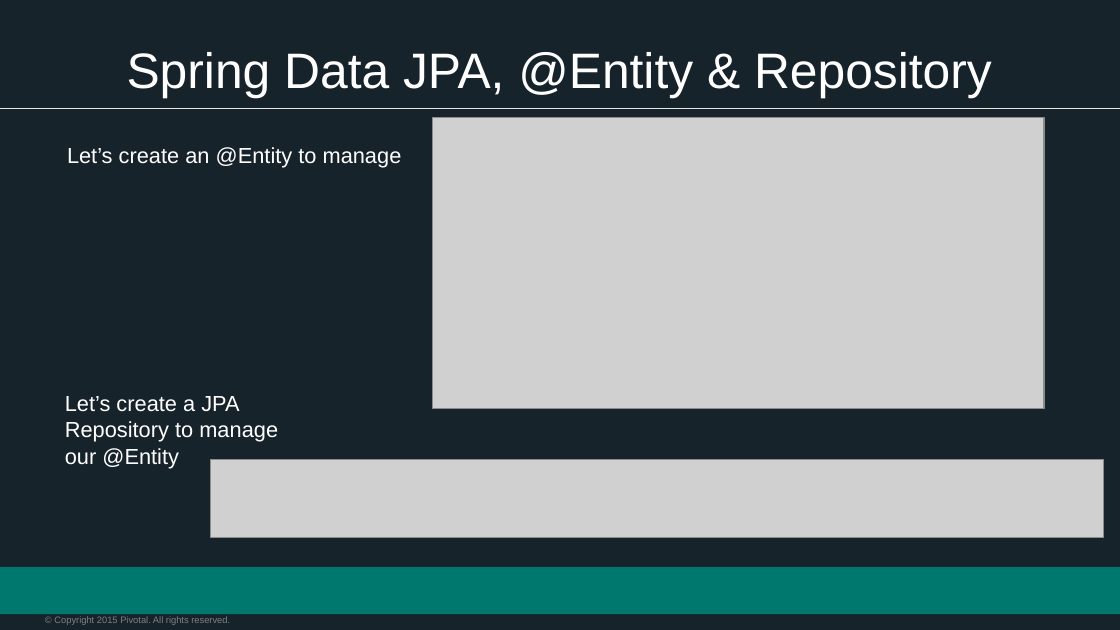
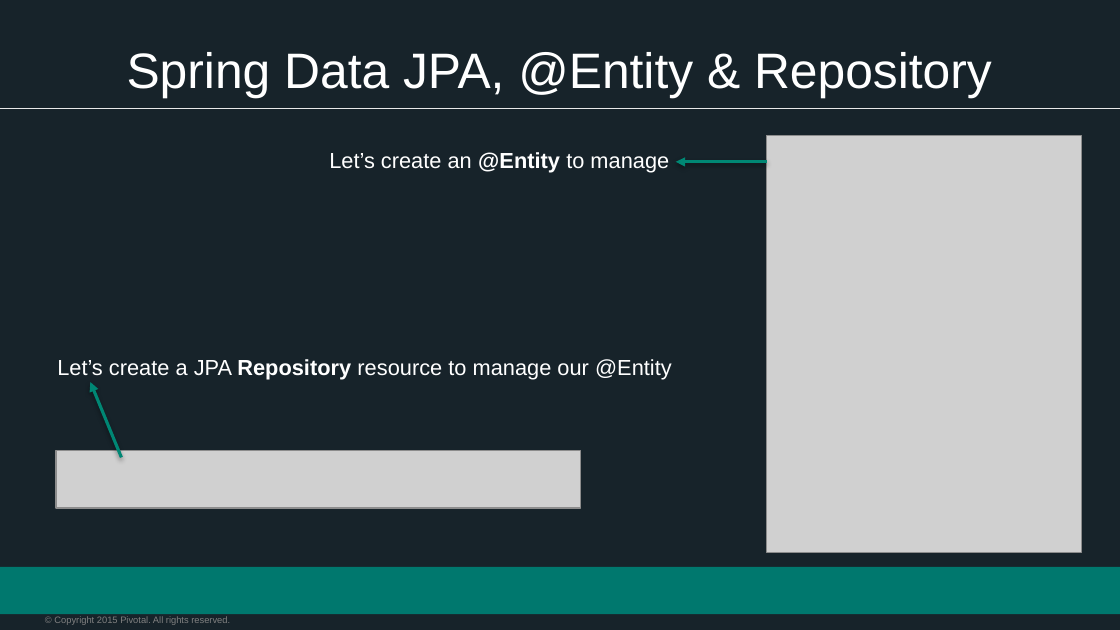
Before and after one commit to vmware-archive/devops-workshop, a slide deck: slide 5 of presentations/102 - Intro to Spring Boot/Session_3_Polyglot_Persist.pptx (slide 4 before the commit). Drawn at 1120x630 pixels with LibreOffice and Linux fonts; fonts in the diff are those of the drawing; grey boxes stand for pictures; background and template pictures are left out. Boxes give left, top, right and bottom in pixels: in the first picture for what was removed or moved away, otherwise in the second. Text is boxed around its words. In the diff, an @@ line names an element or a change of style, - is before the commit and + after.

Commit message:
Updated presentations, solutions codebase and labs instructions * Update build.gradle references of compile to implementation * Update screenshots in presentations * Regenerate lab guide (PDF format) * Update service discovery examples per suggestions from Aaron Wood * Other content updates

```diff
--- a/presentations/102 - Intro to Spring Boot/Session_3_Polyglot_Persist.pptx
+++ b/presentations/102 - Intro to Spring Boot/Session_3_Polyglot_Persist.pptx
@@ picture removed at <box>432,118,1044,409</box> @@
@@ text "Let’s create an @Entity to ...": place and size @@
-text "Let’s create an @Entity to ..." at <box>67,147,402,167</box>
+text "Let’s create an @Entity to ..." at <box>329,152,669,173</box>
@@ text "Let’s create an @Entity to ..." at <box>329,152,669,173</box>: bold on in "@Entity" @@
@@ picture added at <box>767,136,1082,552</box> @@
@@ arrow added from (767, 162) to (675, 162), #008774 2 pt @@
@@ text at <box>57,359,672,380</box>: text changed @@
-Let’s create a JPA Repository to manage our @Entity
+Let’s create a JPA Repository resource to manage our @Entity
@@ arrow added from (121, 457) to (91, 382), #008774 2 pt @@
@@ picture added at <box>56,450,580,507</box> @@
@@ picture removed at <box>211,459,1103,536</box> @@
```
Also in this commit, not shown: 3 other slides changed, 12 other files.
